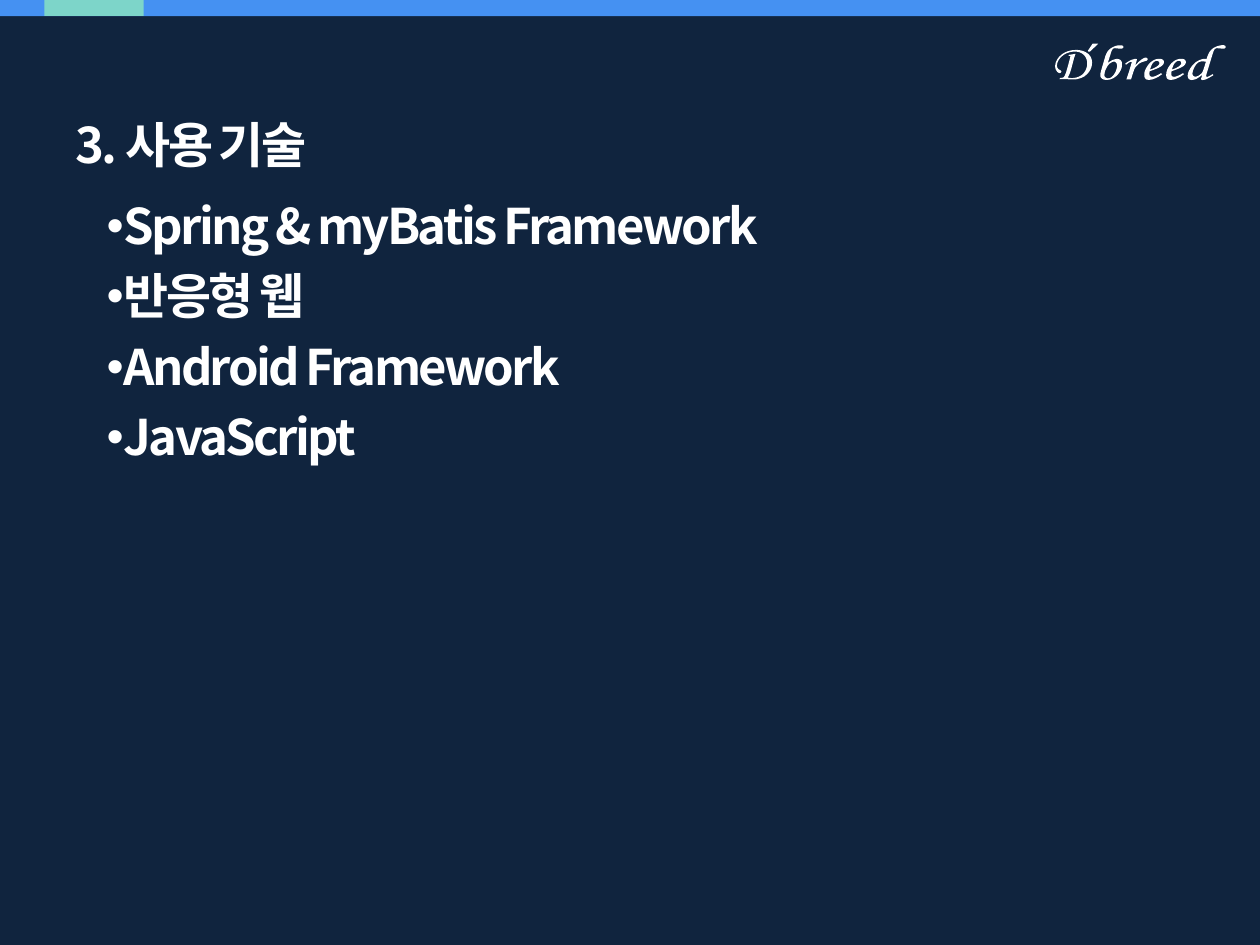
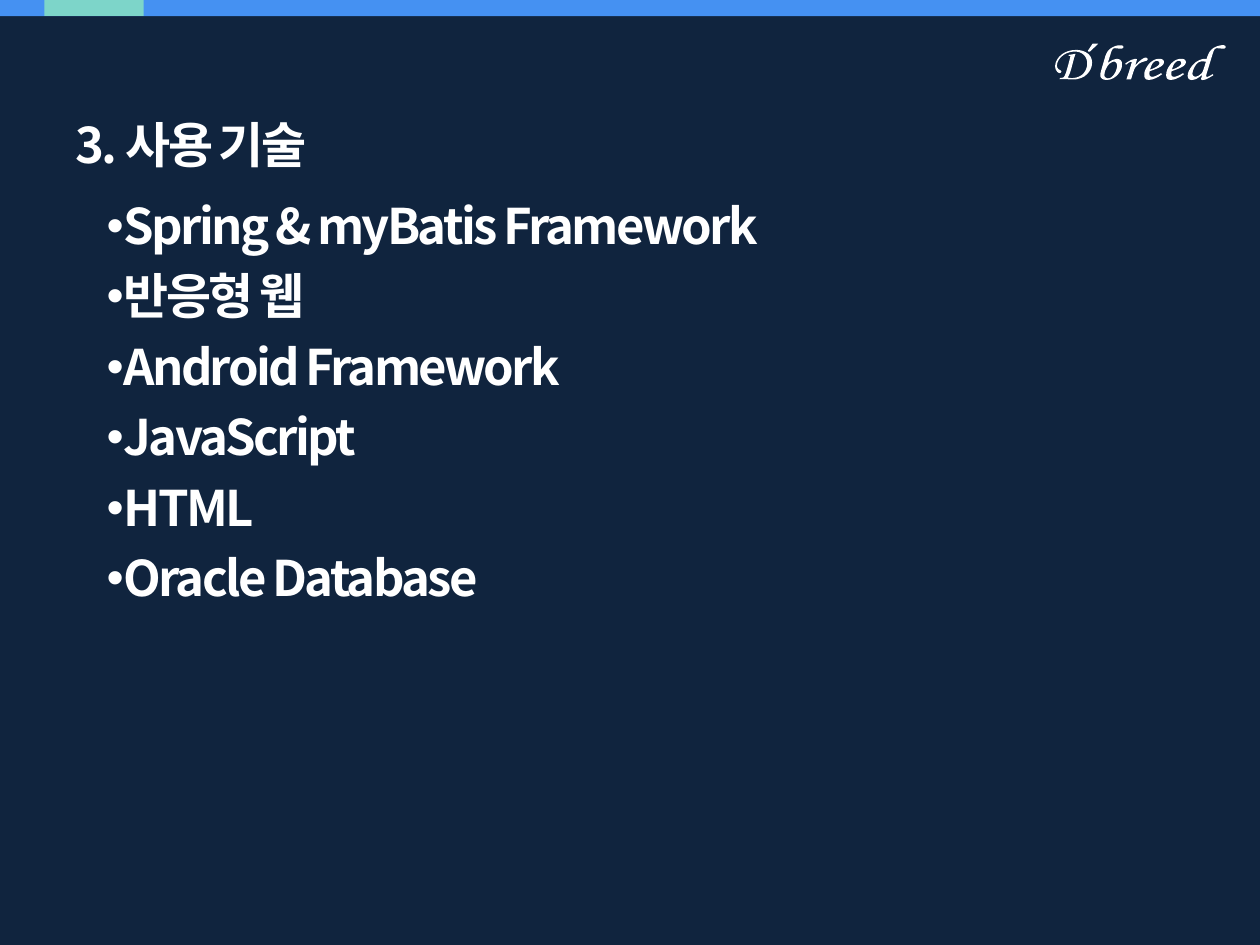
Before and after one commit to ehgur299/Mulbanggae, a slide deck: slide 9 of document/물방개_제안서.pptx (slide 8 before the commit). Drawn at 1260x945 pixels with LibreOffice and Linux fonts; fonts in the diff are those of the drawing. Boxes give left, top, right and bottom in pixels: in the first picture for what was removed or moved away, otherwise in the second. Text is boxed around its words. In the diff, an @@ line names an element or a change of style, - is before the commit and + after.

```diff
--- a/document/물방개_제안서.pptx
+++ b/document/물방개_제안서.pptx
@@ text at [124, 489, 477, 597]: paragraphs added @@
+• HTML
+• Oracle Database
```
Also in this commit, not shown: 8 other slides changed, 1 slide added, 1 other file.
